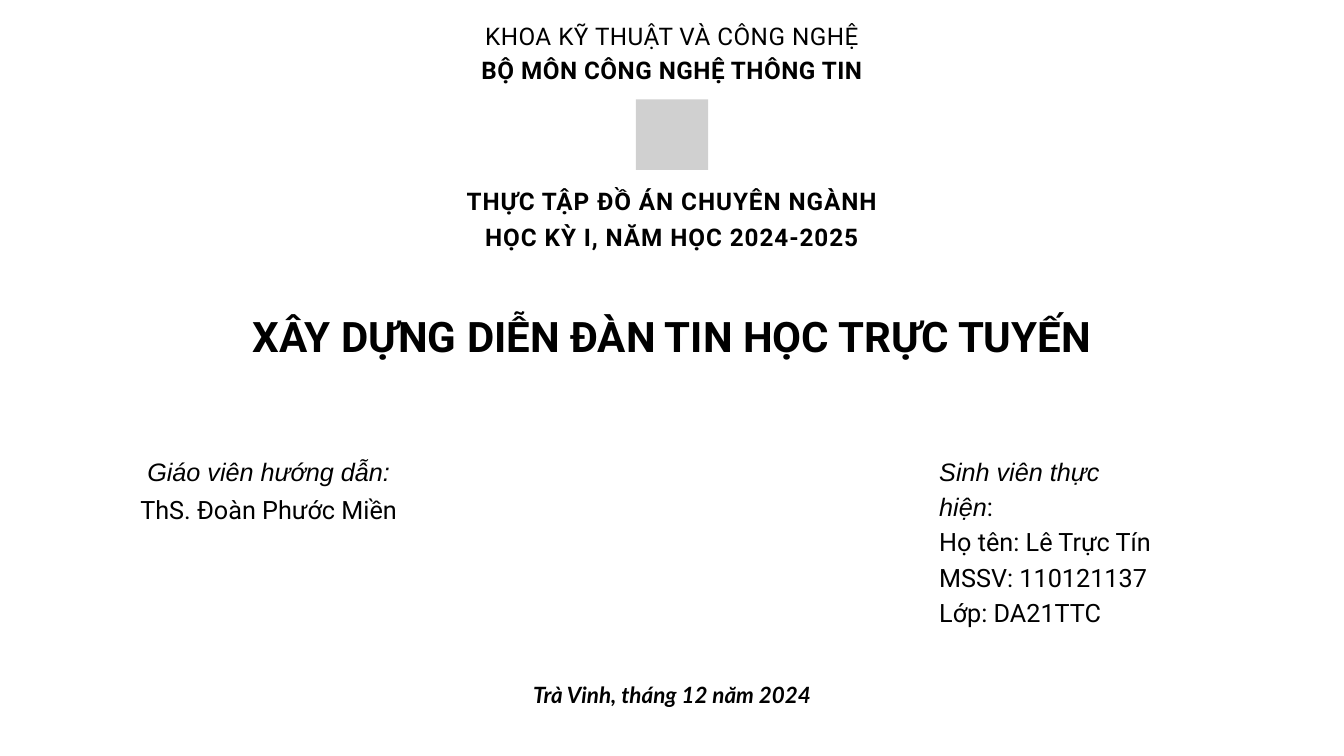
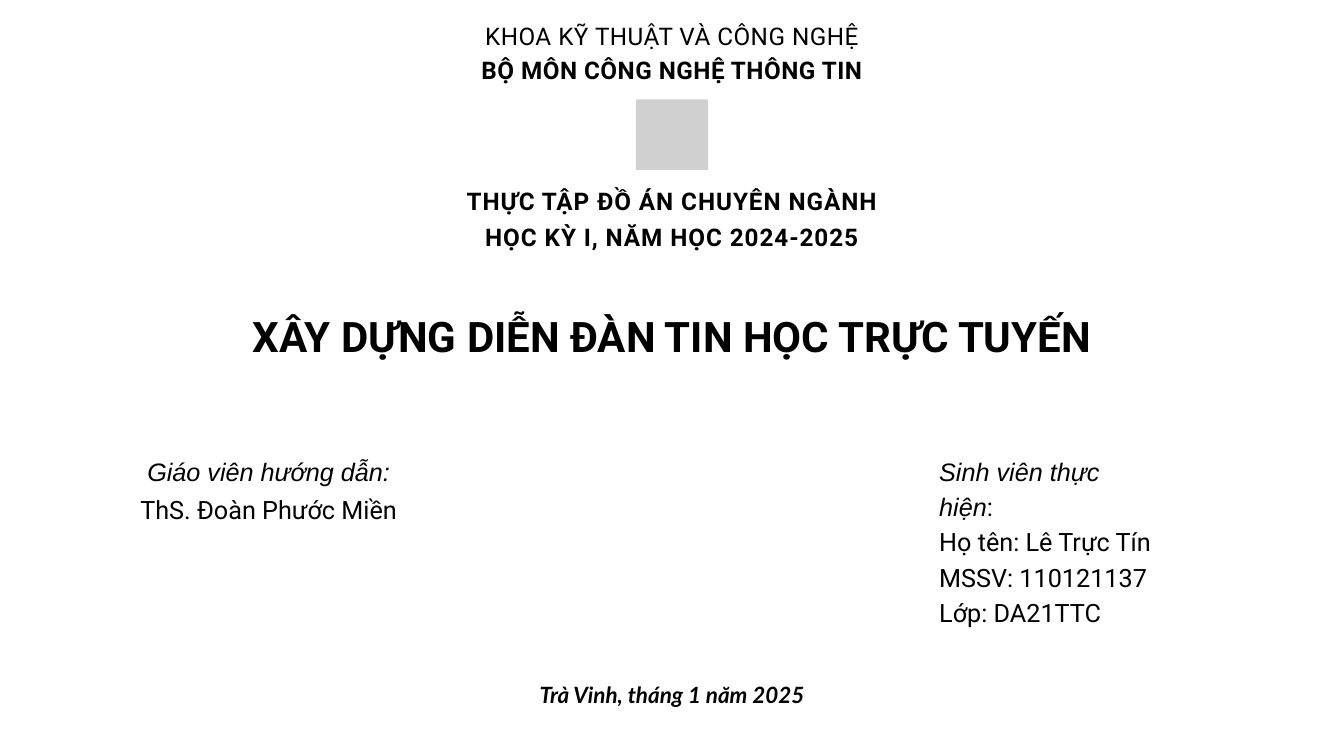
Before and after one commit to URMySunshinee/cn-da21ttc-letructin-forum-laravel, a slide deck: slide 1 of thesis/abs/PPT Báo Cáo CN.pptx. Drawn at 1344x756 pixels with LibreOffice and Linux fonts; fonts in the diff are those of the drawing; grey boxes stand for pictures. Boxes give left, top, right and bottom in pixels: in the first picture for what was removed or moved away, otherwise in the second. Text is boxed around its words. In the diff, an @@ line names an element or a change of style, - is before the commit and + after.

```diff
--- a/thesis/abs/PPT Báo Cáo CN.pptx
+++ b/thesis/abs/PPT Báo Cáo CN.pptx
@@ text at <box>540,686,804,707</box>: text changed @@
-Trà Vinh, tháng 12 năm 2024
+Trà Vinh, tháng 1 năm 2025
```
Also in this commit, not shown: 9 other slides changed, 4 slides added, 10 slides removed, 2 other files.
